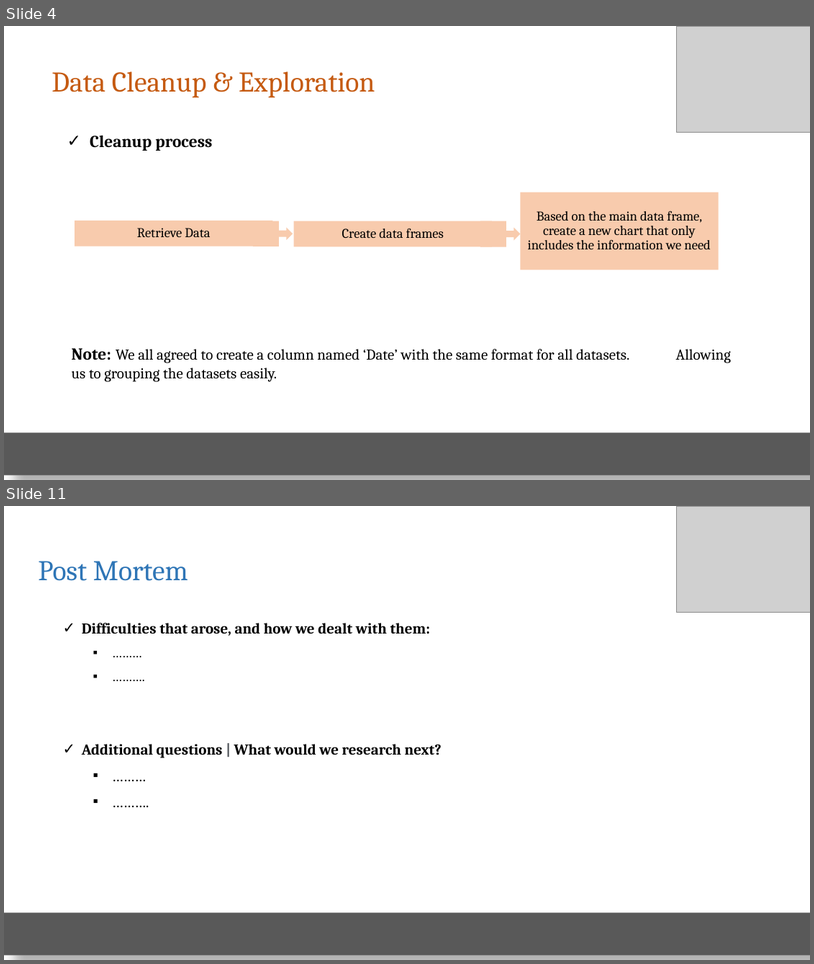
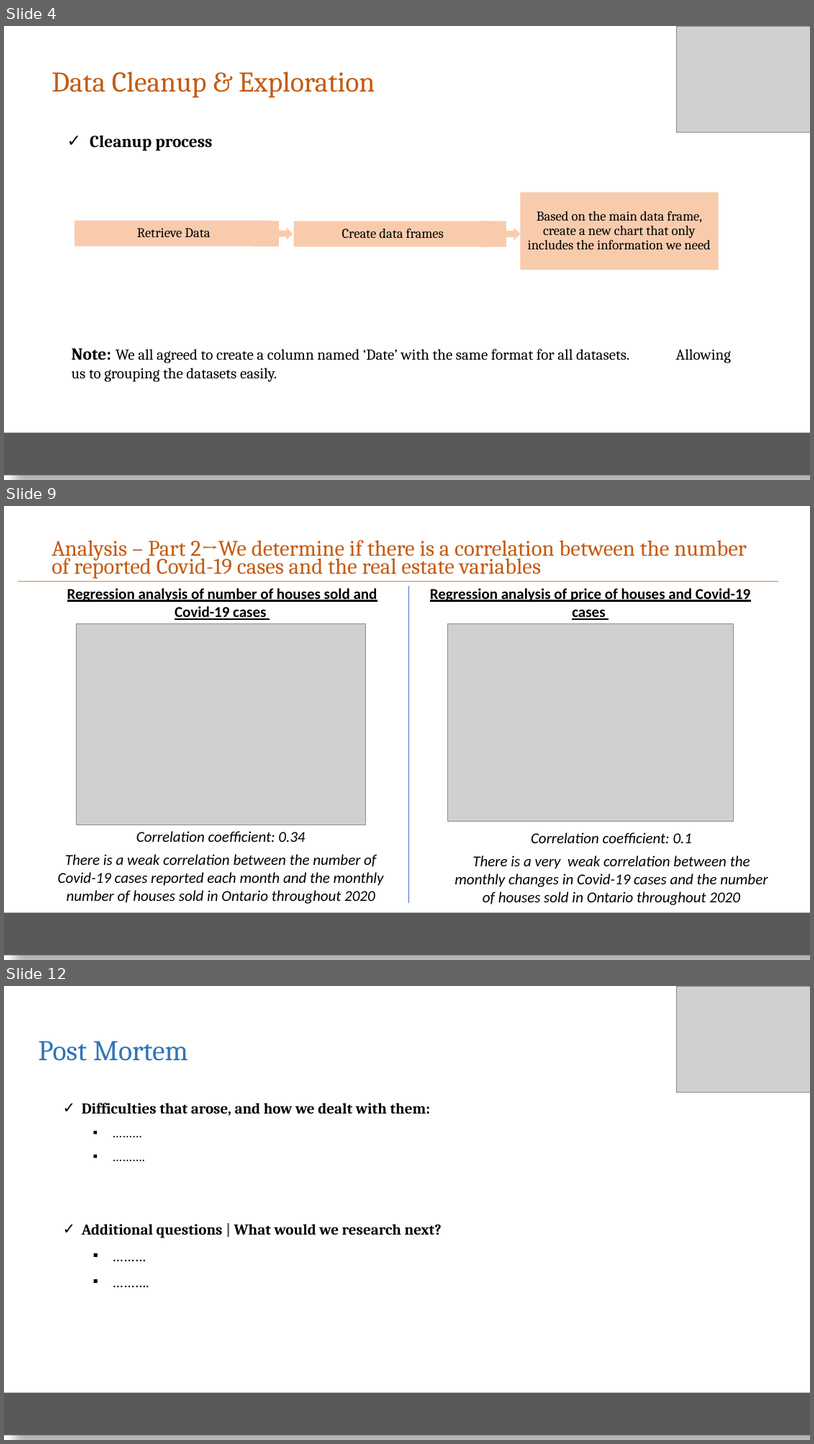
Before and after one commit to elubanska/GTA_real_estate_market, a slide deck: Presentation_proj_1/Real Estate Mkt.pptx. Shown one above the other, each under a label of ours: slides 4 and 11 before the commit, slides 4, 9 and 12 after it; the slides between them are not shown. The pictures are 814x964 and 814x1444 pixels, drawn with LibreOffice and Linux fonts; fonts in the diff are those of the drawing; grey boxes stand for pictures. Boxes give left, top, right and bottom in pixels: in the first picture for what was removed or moved away, otherwise in the second. Text is boxed around its words. In the diff, an @@ line names an element or a change of style, - is before the commit and + after.

```diff
--- a/Presentation_proj_1/Real Estate Mkt.pptx
+++ b/Presentation_proj_1/Real Estate Mkt.pptx
@@ slide 9 added at bbox=[4, 506, 810, 960], background #FFFFFF @@
@@ text added at bbox=[52, 540, 747, 579], 26.4 pt, text #C55A11 @@
+Analysis – Part 2→We determine if there is a correlation between the number of reported Covid-19 cases and the real estate variables
@@ line added from (18, 581) to (779, 581), #ED7D31 0.5 pt @@
@@ text added at bbox=[67, 588, 378, 620], 18 pt, text #000000, bold, underline @@
+Regression analysis of number of houses sold and Covid-19 cases
@@ line added from (409, 586) to (409, 903), #4472C4 0.5 pt @@
@@ text added at bbox=[430, 588, 751, 620], 18 pt, text #000000, bold, underline @@
+Regression analysis of price of houses and Covid-19 cases
@@ picture added at bbox=[77, 624, 365, 826] @@
@@ picture added at bbox=[448, 624, 733, 821] @@
@@ text added at bbox=[58, 831, 384, 903], 18 pt, text #000000, italic @@
+Correlation coefficient: 0.34
+There is a weak correlation between the number of Covid-19 cases reported each month and the monthly number of houses sold in Ontario throughout 2020
@@ text added at bbox=[455, 832, 768, 905], 18 pt, text #000000, italic @@
+Correlation coefficient: 0.1
+There is a very weak correlation between the monthly changes in Covid-19 cases and the number of houses sold in Ontario throughout 2020
@@ rectangle added at bbox=[4, 913, 810, 955], fill #595959 @@
@@ what was slide 11 is now slide 12 @@
```
Also in this commit, not shown: 2 slides changed, 5 other slides added, 6 slides removed, 2 other files.
